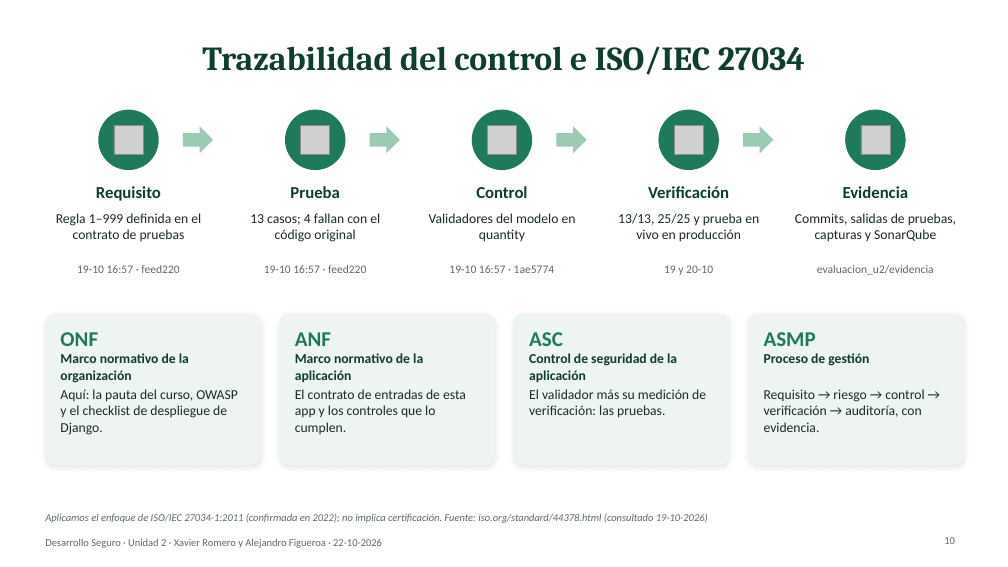
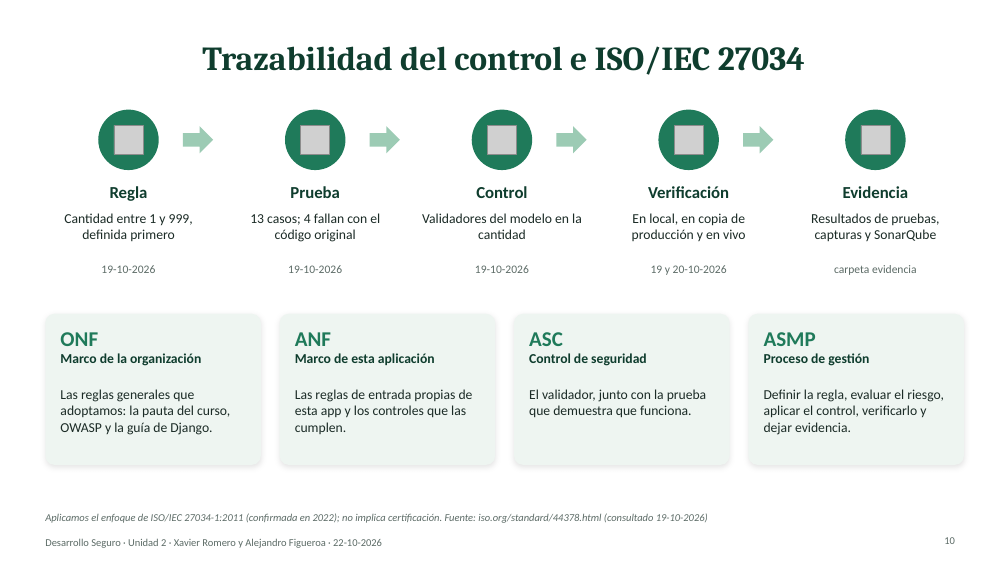
Before and after one commit to xaviiromf/desarrollo-seguro-10-09, a slide deck: slide 10 of evaluacion_u2/Presentacion_U2_Desarrollo_Seguro.pptx. Drawn at 1008x567 pixels with LibreOffice and Linux fonts; fonts in the diff are those of the drawing; grey boxes stand for pictures. Boxes give left, top, right and bottom in pixels: in the first picture for what was removed or moved away, otherwise in the second. Text is boxed around its words. In the diff, an @@ line names an element or a change of style, - is before the commit and + after.

Commit message:
docs: simplify deck wording, drop criteria and commit refs, generate script and prep guide from guion.json

```diff
--- a/evaluacion_u2/Presentacion_U2_Desarrollo_Seguro.pptx
+++ b/evaluacion_u2/Presentacion_U2_Desarrollo_Seguro.pptx
@@ text at box(110, 186, 148, 201): text changed @@
-Requisito
+Regla
@@ text at box(64, 213, 193, 241): text changed @@
-Regla 1–999 definida en el contrato de pruebas
+Cantidad entre 1 y 999, definida primero
@@ text at box(422, 213, 582, 239): text changed @@
-Validadores del modelo en quantity
+Validadores del modelo en la cantidad
@@ text at box(632, 213, 746, 241): text changed @@
-13/13, 25/25 y prueba en vivo en producción
+En local, en copia de producción y en vivo
@@ text at box(811, 213, 939, 242): text changed @@
-Commits, salidas de pruebas, capturas y SonarQube
+Resultados de pruebas, capturas y SonarQube
@@ text at box(101, 265, 155, 273): text changed @@
-19-10 16:57 · feed220
+19-10-2026
@@ text at box(288, 265, 342, 273): text changed @@
-19-10 16:57 · feed220
+19-10-2026
@@ text at box(475, 265, 529, 273): text changed @@
-19-10 16:57 · 1ae5774
+19-10-2026
@@ text at box(651, 265, 727, 275): text changed @@
-19 y 20-10
+19 y 20-10-2026
@@ text at box(834, 265, 917, 275): text changed @@
-evaluacion_u2/evidencia
+carpeta evidencia
@@ text at box(60, 353, 201, 366): text changed @@
-Marco normativo de la organización
+Marco de la organización
@@ text at box(295, 353, 435, 365): text changed @@
-Marco normativo de la aplicación
+Marco de esta aplicación
@@ text at box(529, 353, 647, 366): text changed @@
-Control de seguridad de la aplicación
+Control de seguridad
@@ text at box(60, 389, 230, 435): text changed @@
-Aquí: la pauta del curso, OWASP y el checklist de despliegue de Django.
+Las reglas generales que adoptamos: la pauta del curso, OWASP y la guía de Django.
@@ text at box(295, 389, 473, 434): text changed @@
-El contrato de entradas de esta app y los controles que lo cumplen.
+Las reglas de entrada propias de esta app y los controles que las cumplen.
@@ text at box(529, 389, 706, 418): text changed @@
-El validador más su medición de verificación: las pruebas.
+El validador, junto con la prueba que demuestra que funciona.
@@ text at box(764, 389, 944, 435): text changed @@
-Requisito → riesgo → control → verificación → auditoría, con evidencia.
+Definir la regla, evaluar el riesgo, aplicar el control, verificarlo y dejar evidencia.
```
Also in this commit, not shown: 13 other slides changed, 5 other files.
